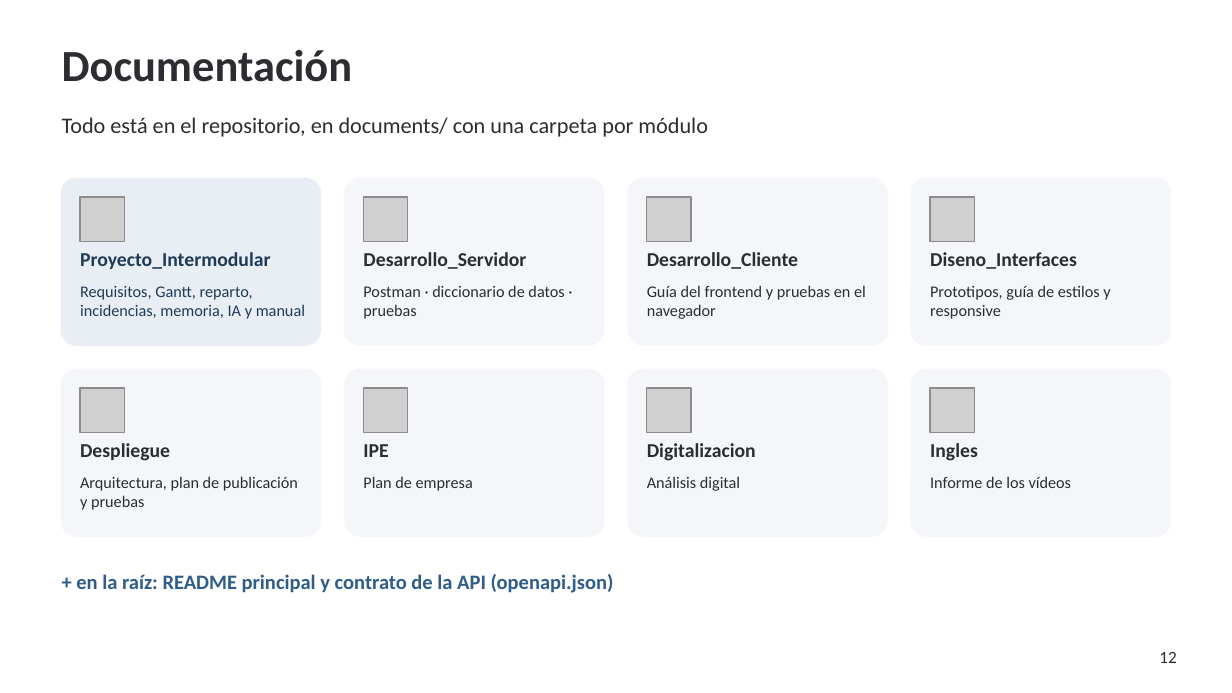
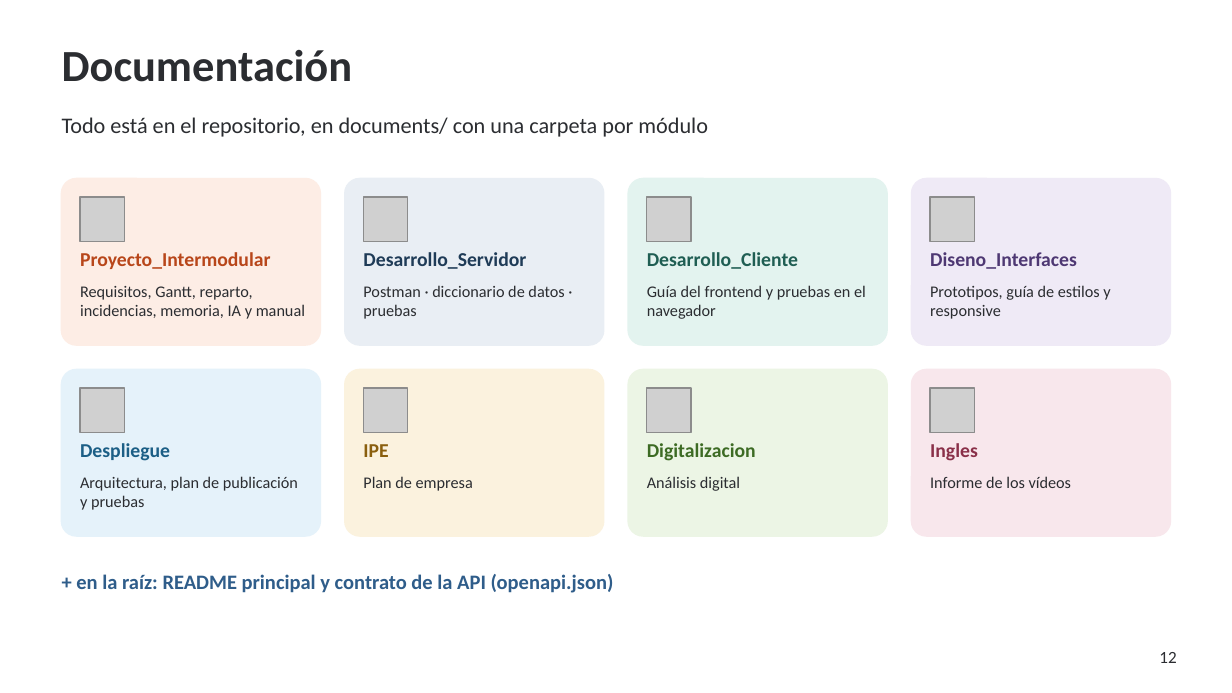
Before and after one commit to pablopedron/SABITECH, a slide deck: slide 12 of documents/Presentacion/07_2_DAW_Intermodular_1Evaluacion_SABITECH_WEB_Presentacion.pptx. Drawn at 1232x693 pixels with LibreOffice and Linux fonts; fonts in the diff are those of the drawing; grey boxes stand for pictures; background and template pictures are left out. Boxes give left, top, right and bottom in pixels: in the first picture for what was removed or moved away, otherwise in the second. Text is boxed around its words. In the diff, an @@ line names an element or a change of style, - is before the commit and + after.

Commit message:
Presentación: un color por carpeta en la diapositiva de documentación

```diff
--- a/documents/Presentacion/07_2_DAW_Intermodular_1Evaluacion_SABITECH_WEB_Presentacion.pptx
+++ b/documents/Presentacion/07_2_DAW_Intermodular_1Evaluacion_SABITECH_WEB_Presentacion.pptx
@@ rounded rectangle at (62, 179, 320, 345): fill #E9EEF4 to #FDEDE5; outline #E9EEF4 1 pt to #FDEDE5 1 pt @@
@@ rounded rectangle at (345, 179, 604, 345): fill #F4F6F9 to #E9EEF4; outline #F4F6F9 1 pt to #E9EEF4 1 pt @@
@@ rounded rectangle at (628, 179, 887, 345): fill #F4F6F9 to #E3F3EF; outline #F4F6F9 1 pt to #E3F3EF 1 pt @@
@@ rounded rectangle at (912, 179, 1170, 345): fill #F4F6F9 to #EFEAF6; outline #F4F6F9 1 pt to #EFEAF6 1 pt @@
@@ text "Proyecto_Intermodular" at (80, 252, 270, 269): text colour #1F3B57 to #B8461A @@
@@ text "Desarrollo_Servidor" at (363, 252, 526, 269): text colour #2B2D31 to #1F3B57 @@
@@ text "Desarrollo_Cliente" at (647, 252, 798, 269): text colour #2B2D31 to #1F5E53 @@
@@ text "Diseno_Interfaces" at (930, 252, 1077, 269): text colour #2B2D31 to #4E3873 @@
@@ text "Requisitos, Gantt, reparto, incidencias, memoria, ..." at (80, 286, 305, 319): text colour #1F3B57 to #2B2D31 @@
@@ rounded rectangle at (62, 370, 320, 536): fill #F4F6F9 to #E5F2FA; outline #F4F6F9 1 pt to #E5F2FA 1 pt @@
@@ rounded rectangle at (345, 370, 604, 536): fill #F4F6F9 to #FBF2DE; outline #F4F6F9 1 pt to #FBF2DE 1 pt @@
@@ rounded rectangle at (628, 370, 887, 536): fill #F4F6F9 to #ECF5E5; outline #F4F6F9 1 pt to #ECF5E5 1 pt @@
@@ rounded rectangle at (912, 370, 1170, 536): fill #F4F6F9 to #F8E7EC; outline #F4F6F9 1 pt to #F8E7EC 1 pt @@
@@ text "Despliegue" at (80, 443, 170, 461): text colour #2B2D31 to #1C5F86 @@
@@ text "IPE" at (363, 444, 388, 457): text colour #2B2D31 to #8A5F0E @@
@@ text "Digitalizacion" at (647, 443, 756, 461): text colour #2B2D31 to #3D6B24 @@
@@ text "Ingles" at (930, 443, 978, 461): text colour #2B2D31 to #8A3049 @@
```
